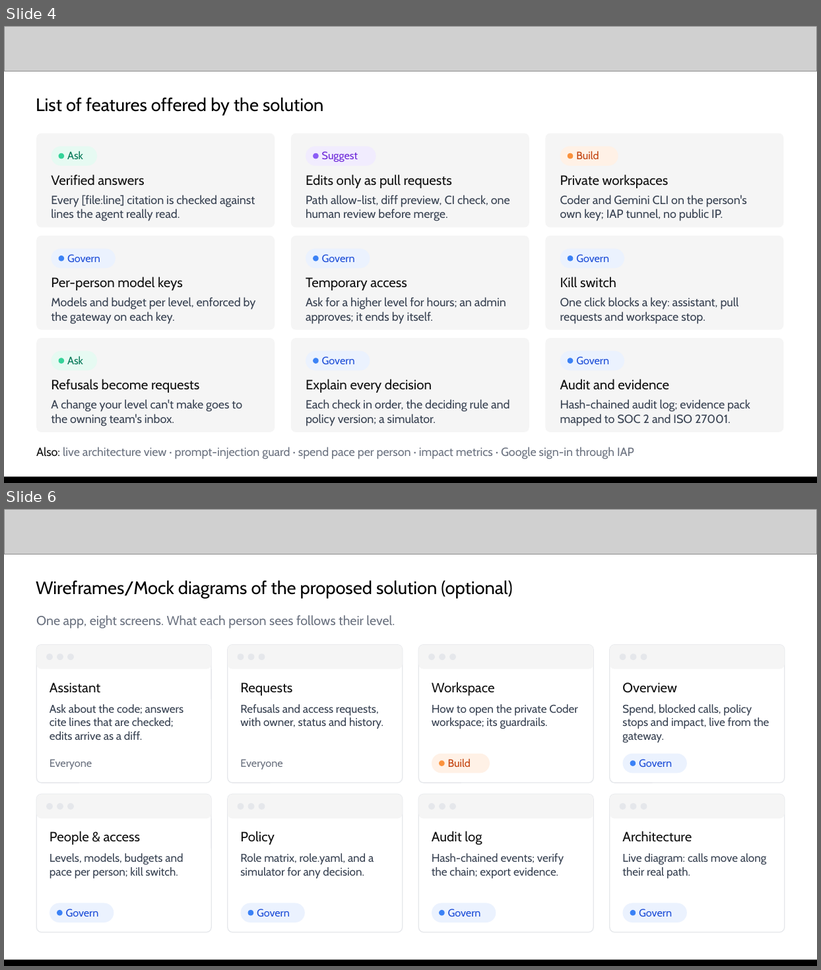
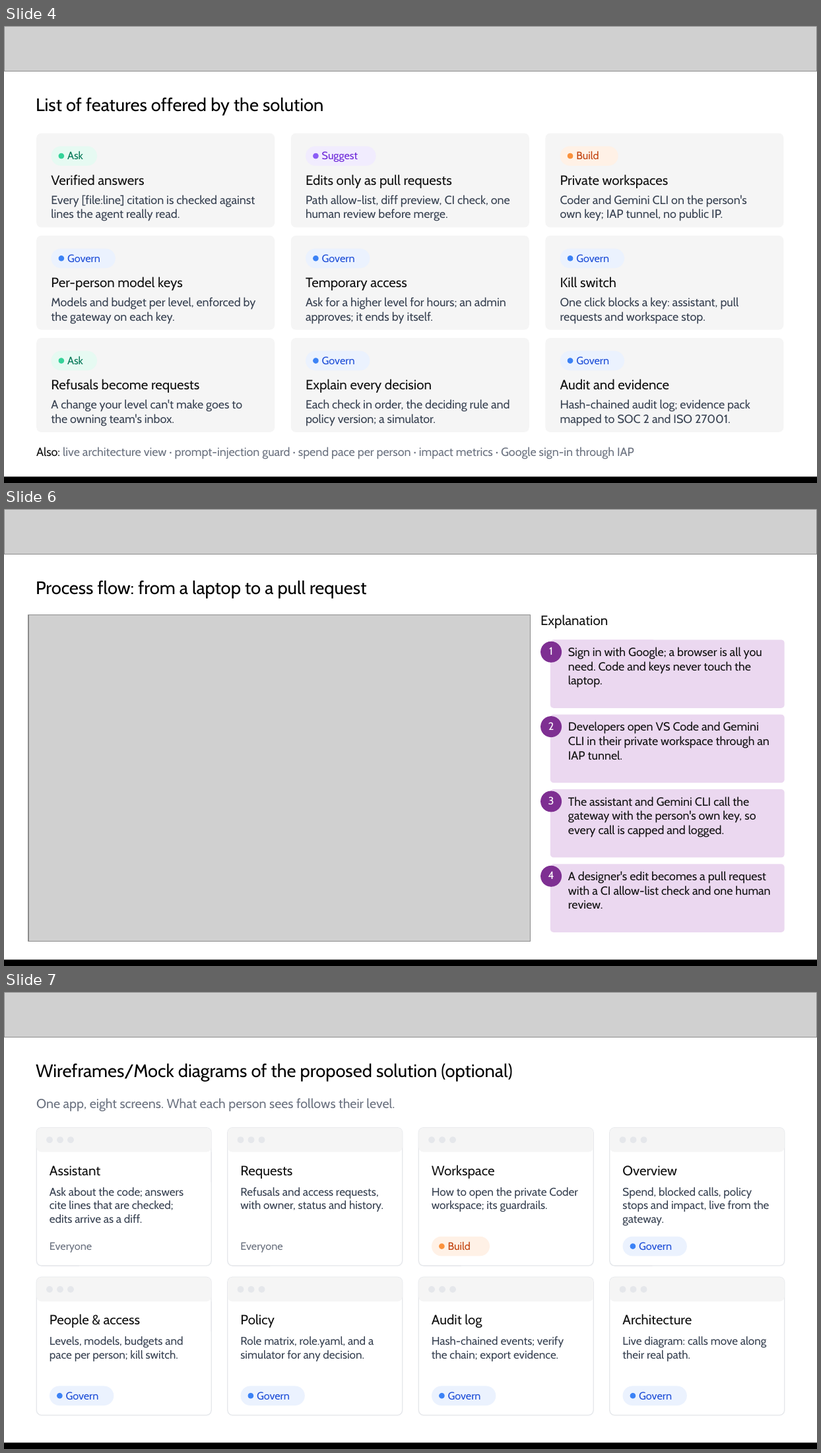
Before and after one commit to praveensaharan/RoleSpace, a slide deck: docs/deck/RoleSpace-AI-Builder-Cup-submission.pptx. Shown one above the other, each under a label of ours: slides 4 and 6 before the commit, slides 4, 6 and 7 after it; the slides between them are not shown. The pictures are 821x970 and 821x1453 pixels, drawn with LibreOffice and Linux fonts; fonts in the diff are those of the drawing; grey boxes stand for pictures. Boxes give left, top, right and bottom in pixels: in the first picture for what was removed or moved away, otherwise in the second. Text is boxed around its words. In the diff, an @@ line names an element or a change of style, - is before the commit and + after.

```diff
--- a/docs/deck/RoleSpace-AI-Builder-Cup-submission.pptx
+++ b/docs/deck/RoleSpace-AI-Builder-Cup-submission.pptx
@@ slide 6 added at box(4, 509, 817, 966), background #FFFFFF @@
@@ picture added at box(4, 509, 817, 554) @@
@@ text added at box(36, 580, 366, 598), 16 pt, text #000000 @@
+Process flow: from a laptop to a pull request
@@ picture added at box(28, 615, 530, 941) @@
@@ text added at box(541, 615, 608, 628), 12 pt, text #111111 @@
+Explanation
@@ ellipse added at box(541, 642, 562, 663), fill #7E2F92 @@
@@ text added at box(549, 647, 553, 655), 9.5 pt, text #FFFFFF @@
+1
@@ rounded rectangle added at box(550, 640, 785, 708), fill #EBD8F0 @@
@@ text added at box(568, 647, 762, 688), 10.5 pt, text #111111 @@
+Sign in with Google; a browser is all you need. Code and keys never touch the laptop.
@@ ellipse added at box(541, 716, 562, 737), fill #7E2F92 @@
@@ text added at box(548, 722, 554, 730), 9.5 pt, text #FFFFFF @@
+2
@@ rounded rectangle added at box(550, 715, 785, 783), fill #EBD8F0 @@
@@ text added at box(568, 722, 770, 760), 10.5 pt, text #111111 @@
+Developers open VS Code and Gemini CLI in their private workspace through an IAP tunnel.
@@ ellipse added at box(541, 791, 562, 813), fill #7E2F92 @@
@@ text added at box(548, 797, 554, 805), 9.5 pt, text #FFFFFF @@
+3
@@ rounded rectangle added at box(550, 789, 785, 858), fill #EBD8F0 @@
@@ text added at box(568, 797, 756, 838), 10.5 pt, text #111111 @@
+The assistant and Gemini CLI call the gateway with the person's own key, so every call is capped and logged.
@@ rounded rectangle added at box(550, 864, 785, 933), fill #EBD8F0 @@
@@ ellipse added at box(541, 866, 562, 887), fill #7E2F92 @@
@@ text added at box(548, 871, 554, 879), 9.5 pt, text #FFFFFF @@
+4
@@ text added at box(568, 871, 770, 909), 10.5 pt, text #111111 @@
+A designer's edit becomes a pull request with a CI allow-list check and one human review.
@@ picture added at box(4, 962, 817, 966) @@
@@ rectangle added at box(4, 960, 817, 966), fill #000000 @@
@@ what was slide 6 is now slide 7 @@
```
Also in this commit, not shown: 2 slides changed, 3 other slides added, 1 slide removed, 19 other files.
